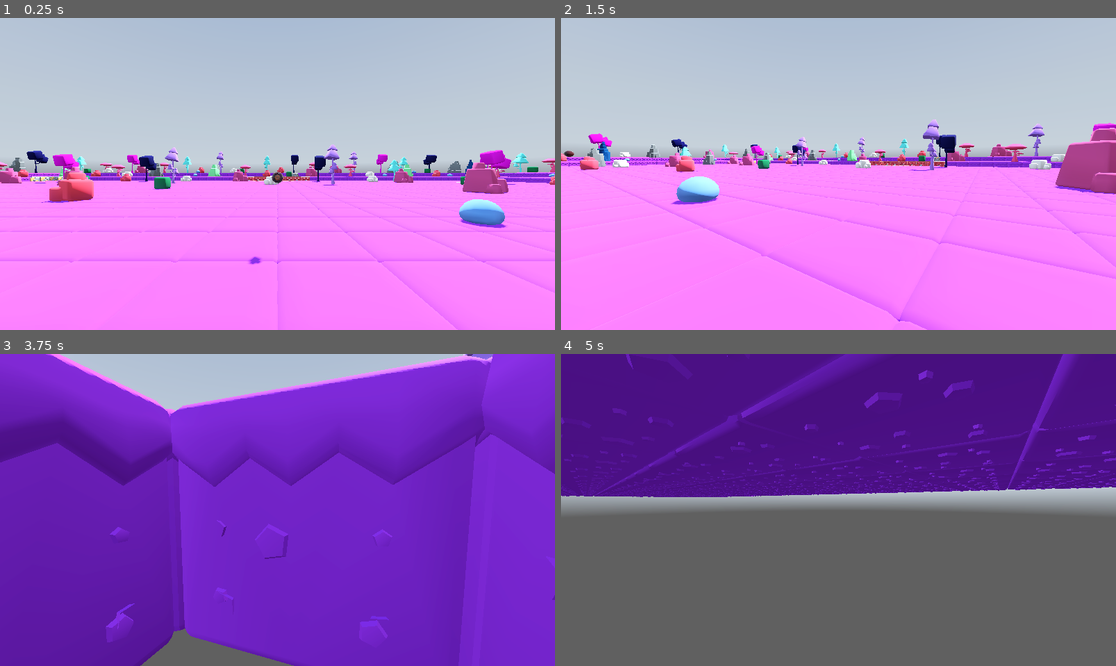
Above: before the commit, frames 1-4 (two rows, left to right).
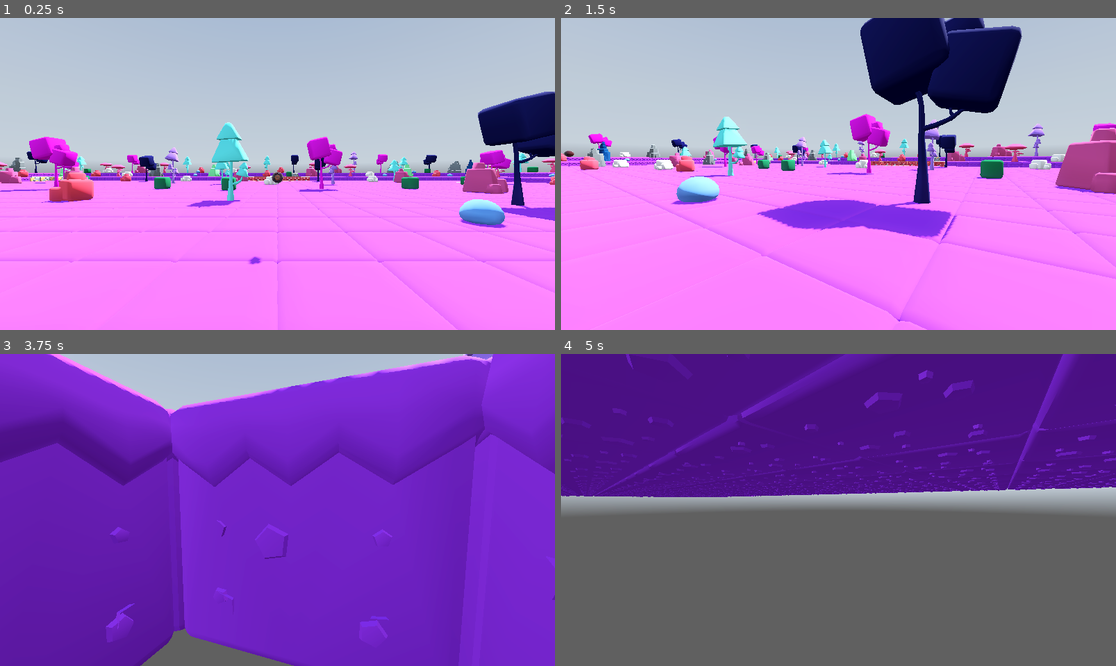
Above: after the commit, the same moments.

Repository: denisbajgora5/floating-eye
Game: Godot game, scene res://scenes/main.tscn
Two runs of this game, one before a commit and one after it. Both use one fixed random seed, a clock stepped at 60 frames per second and the inputs below. A sky picture missing from this copy of the repository is replaced by a grey-blue gradient.
Inputs (mouse positions are in pixels of both pictures, inside the frame that each line leads up to):
- Up to frame 1 (0.25 s): no input
- Up to frame 2 (1.5 s): tap Enter (ui_accept) at 0.5, 0.77 s; move the mouse to (960, 158) at 0.52 s; hold Right (ui_right) 0.53-1.28 s; tap ` (freefly) at 0.6 s; click (960, 158) at 0.67 s; move the mouse to (810, 174) at 1.27 s; hold Up (ui_up) from 1.28 s (still down); tap Shift (sprint) at 1.35 s
- Up to frame 3 (3.75 s): keep holding Up (ui_up); tap Enter (ui_accept) at 1.52, 3.02, 3.5 s; move the mouse to (288, 503) at 2.02 s; tap ` (freefly) at 2.1, 3.6 s; move the mouse to (271, 516) at 2.77 s; tap Shift (sprint) at 2.85 s; click (271, 516) at 2.92 s; move the mouse to (316, 513) at 3.52 s
- Up to frame 4 (5 s): keep holding Up (ui_up); tap Enter (ui_accept) at 3.77, 4.52 s; move the mouse to (794, 506) at 4.27 s; tap Shift (sprint) at 4.35 s

The runs differ from the first frame. In frame 1, 4.9% of the frame differs, in the area x 0-100%, y 23-66%; in frame 2, 12%, in the area x 16-84%, y 0-72%; in frame 3, 0.4%; in frame 4, nothing differs.

Commit message:
Added more life to the map now moving onto boid

Diff:
--- a/scenes/map.tscn
+++ b/scenes/map.tscn
@@ -6,6 +6,6 @@
 mesh_library = ExtResource("1_4xfga")
 cell_size = Vector3(2, 1, 2)
 data = {
-"cells": PackedInt32Array(65533, 65533, 1048576, 65533, 6553 …(131675 unchanged characters)… , 26, 21, 196578, 25, 17, 196583, 27, 17)
+"cells": PackedInt32Array(65533, 65533, 1048576, 65533, 6553 …(131675 unchanged characters)… , 26, 21, 196578, 25, 17, 196583, 27, 17, 131058, 4, 1, 131070, 16, 1, 65550, 12, 1, 65538, 65524, 5, 131059, 65524, 5, 65545, 4, 6, 131070, 65529, 6, 131064, 6, 6, 65538, 7, 4, 131071, 11, 16, 131061, 65529, 16, 131069, 65525, 13, 131061, 3, 13, 131052, 2, 13, 65546, 13, 13, 65553, 6, 13, 65552, 65535, 13, 65543, 65524, 13, 131060, 10, 16, 131059, 6, 15, 65542, 65530, 1, 131067, 65519, 6, 131068, 7, 5, 131066, 65534, 5)
 }
-metadata/_editor_floor_ = Vector3(0, 2, 0)
+metadata/_editor_floor_ = Vector3(0, 1, 0)
